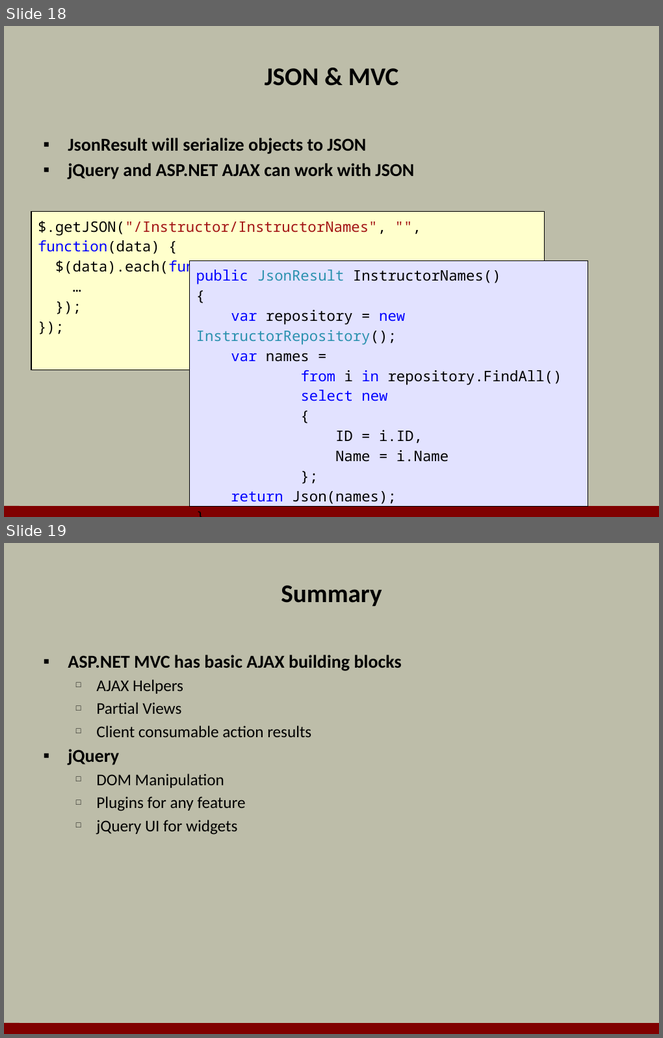
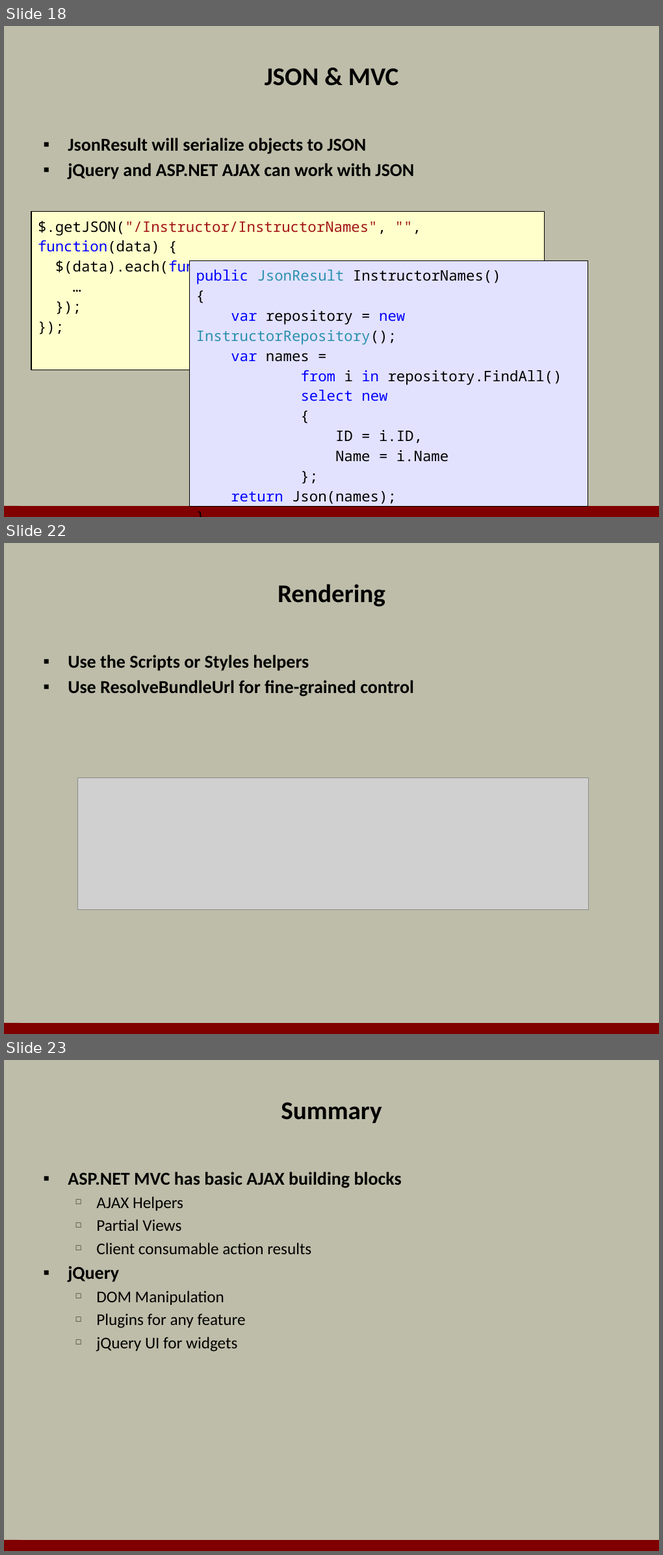
Before and after one commit to OdeToCode/classes, a slide deck: mvc/slides/06_AJAX.pptx. Shown one above the other, each under a label of ours: slides 18 and 19 before the commit, slides 18, 22 and 23 after it; the slides between them are not shown. The pictures are 663x1038 and 663x1555 pixels, drawn with LibreOffice and Linux fonts; fonts in the diff are those of the drawing; grey boxes stand for pictures; background and template pictures are left out. Boxes give left, top, right and bottom in pixels: in the first picture for what was removed or moved away, otherwise in the second. Text is boxed around its words. In the diff, an @@ line names an element or a change of style, - is before the commit and + after.

```diff
--- a/mvc/slides/06_AJAX.pptx
+++ b/mvc/slides/06_AJAX.pptx
@@ slide 22 added at (x1=4, y1=543, x2=659, y2=1034), background #BDBDA9; not listed: 1 template element that a slide beside it also shows @@
@@ title added at (x1=278, y1=584, x2=386, y2=607), 28 pt, text #000000, bold @@
+Rendering
@@ text added at (x1=68, y1=655, x2=414, y2=696), 20 pt, text #000000, bold @@
+▪ Use the Scripts or Styles helpers
+▪ Use ResolveBundleUrl for fine-grained control
@@ picture added at (x1=77, y1=778, x2=588, y2=910) @@
@@ what was slide 19 is now slide 23 @@
```
Also in this commit, not shown: 3 other slides added.
